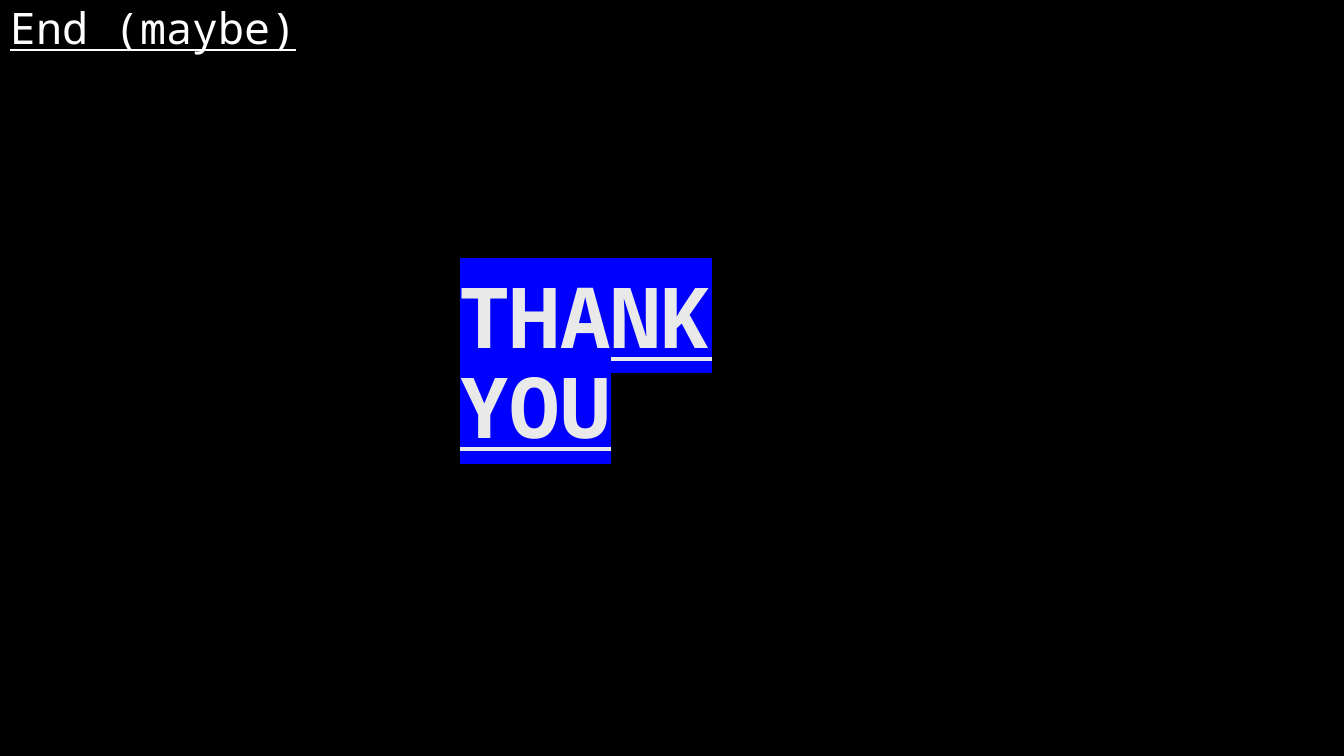
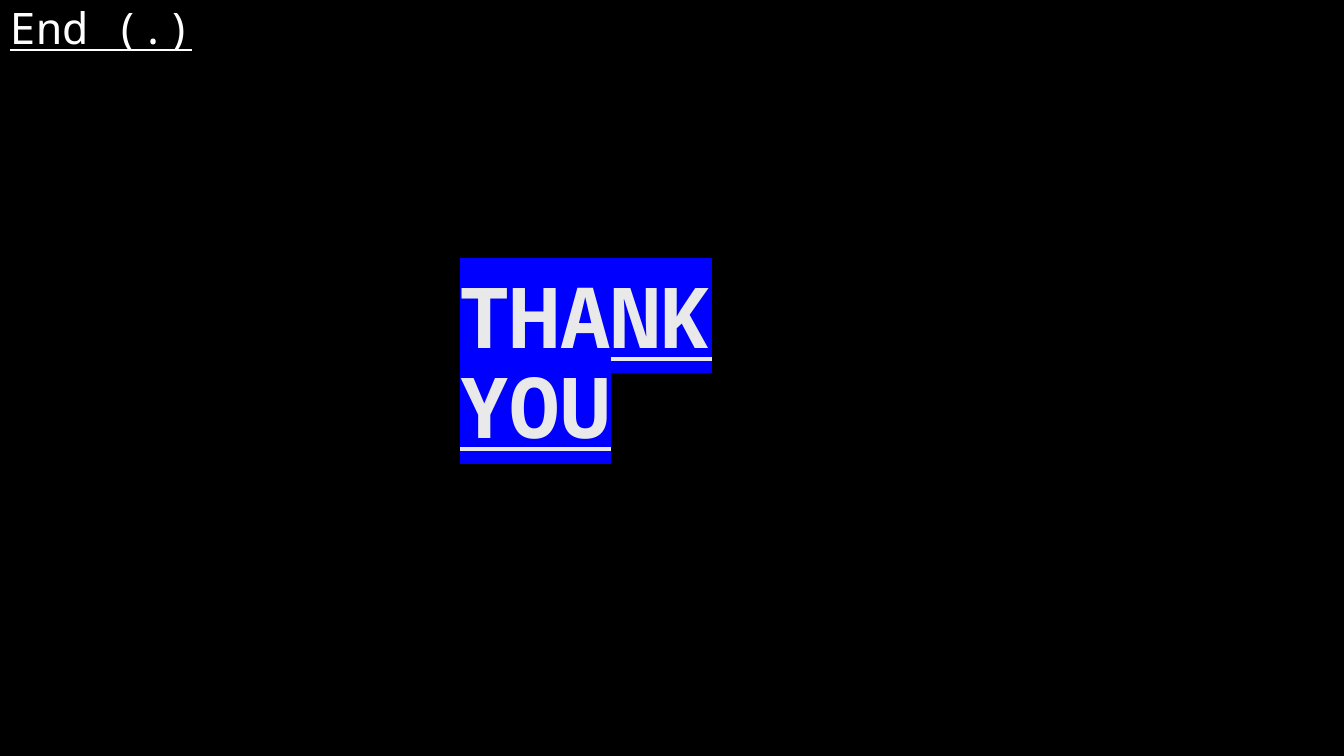
Before and after one commit to karthikeyanrathore/Lane-Line-Detection, a slide deck: slide 21 of laneline v- 1.pptx (slide 22 before the commit). Drawn at 1344x756 pixels with LibreOffice and Linux fonts; fonts in the diff are those of the drawing. Boxes give left, top, right and bottom in pixels: in the first picture for what was removed or moved away, otherwise in the second. Text is boxed around its words. In the diff, an @@ line names an element or a change of style, - is before the commit and + after.

```diff
--- a/laneline v- 1.pptx
+++ b/laneline v- 1.pptx
@@ title at bbox=[10, 11, 88, 51]: text changed @@
-End (maybe)
+End (.)
```
Also in this commit, not shown: 1 other slide changed, 1 slide removed.
